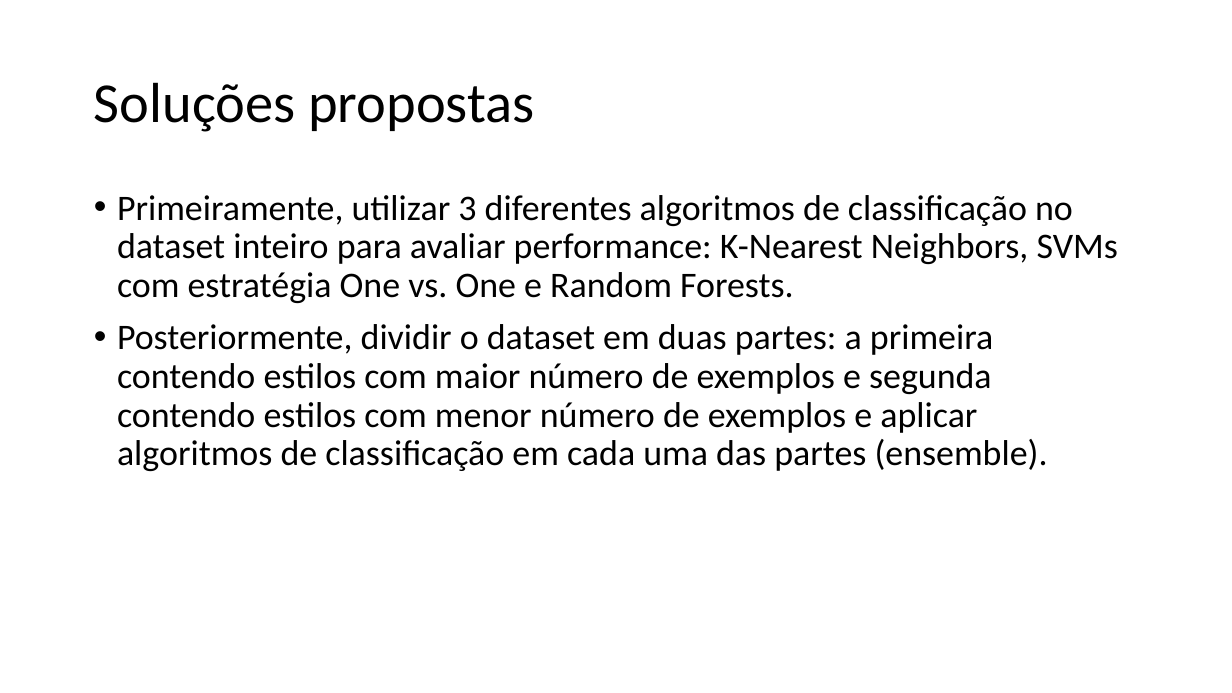
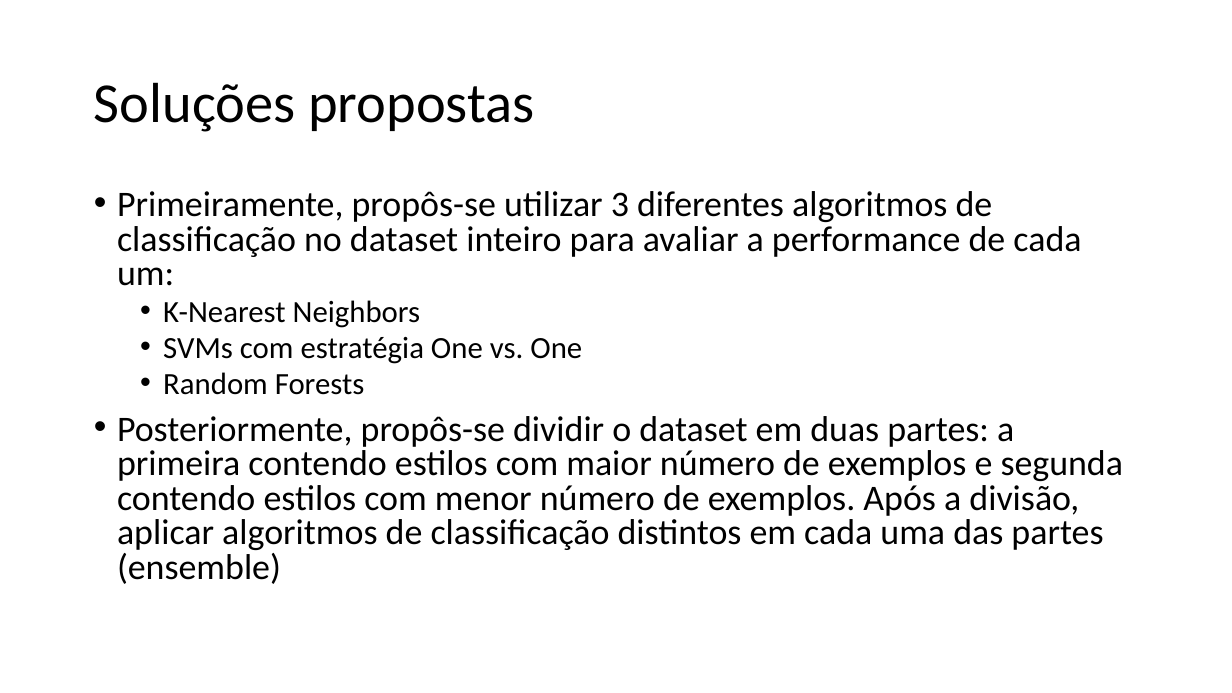
Before and after one commit to phzacarin/mo444_final_assignment, a slide deck: slide 4 of presentation_video.pptx. Drawn at 1232x693 pixels with LibreOffice and Linux fonts; fonts in the diff are those of the drawing. Boxes give left, top, right and bottom in pixels: in the first picture for what was removed or moved away, otherwise in the second. Text is boxed around its words. In the diff, an @@ line names an element or a change of style, - is before the commit and + after.

```diff
--- a/presentation_video.pptx
+++ b/presentation_video.pptx
@@ text at <box>117,191,1123,584</box>: text changed @@
-• Primeiramente, utilizar 3 diferentes algoritmos de classificação no dataset inteiro para avaliar performance: K-Nearest Neighbors, SVMs com estratégia One vs. One e Random Forests.
-• Posteriormente, dividir o dataset em duas partes: a primeira contendo estilos com maior número de exemplos e segunda contendo estilos com menor número de exemplos e aplicar algoritmos de classificação em cada uma das partes (ensemble).
+• Primeiramente, propôs-se utilizar 3 diferentes algoritmos de classificação no dataset inteiro para avaliar a performance de cada um:
+  • K-Nearest Neighbors
+  • SVMs com estratégia One vs. One
+  • Random Forests
+• Posteriormente, propôs-se dividir o dataset em duas partes: a primeira contendo estilos com maior número de exemplos e segunda contendo estilos com menor número de exemplos. Após a divisão, aplicar algoritmos de classificação distintos em cada uma das partes (ensemble)
```
Also in this commit, not shown: 6 other slides changed, 1 slide added, 5 other files.
